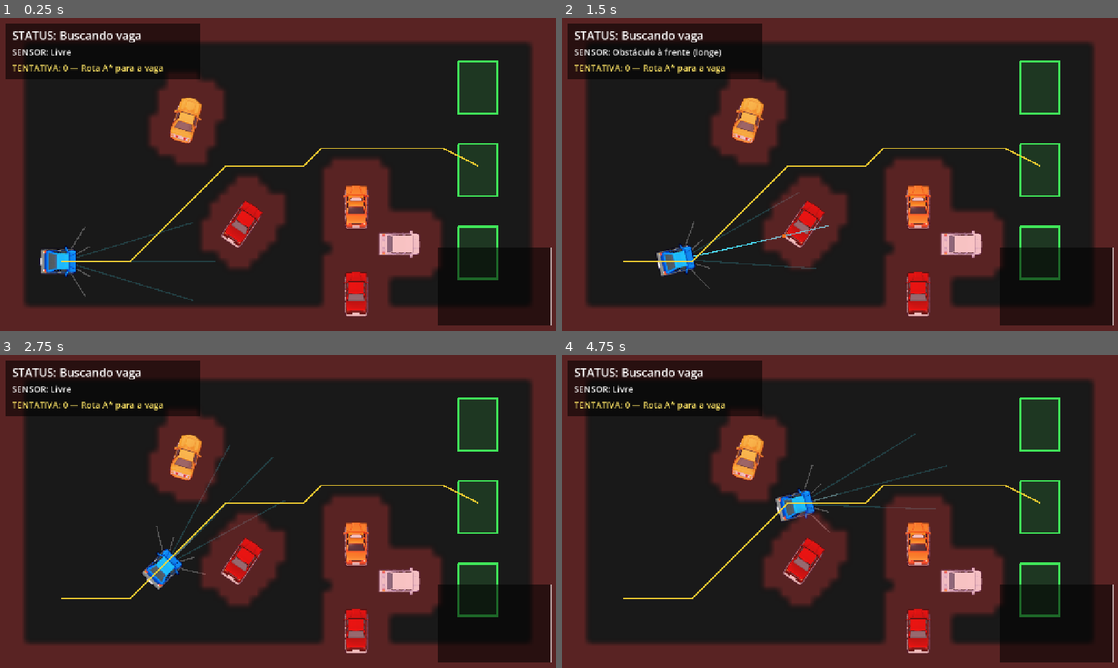
Above: before the commit, frames 1-4 (two rows, left to right).
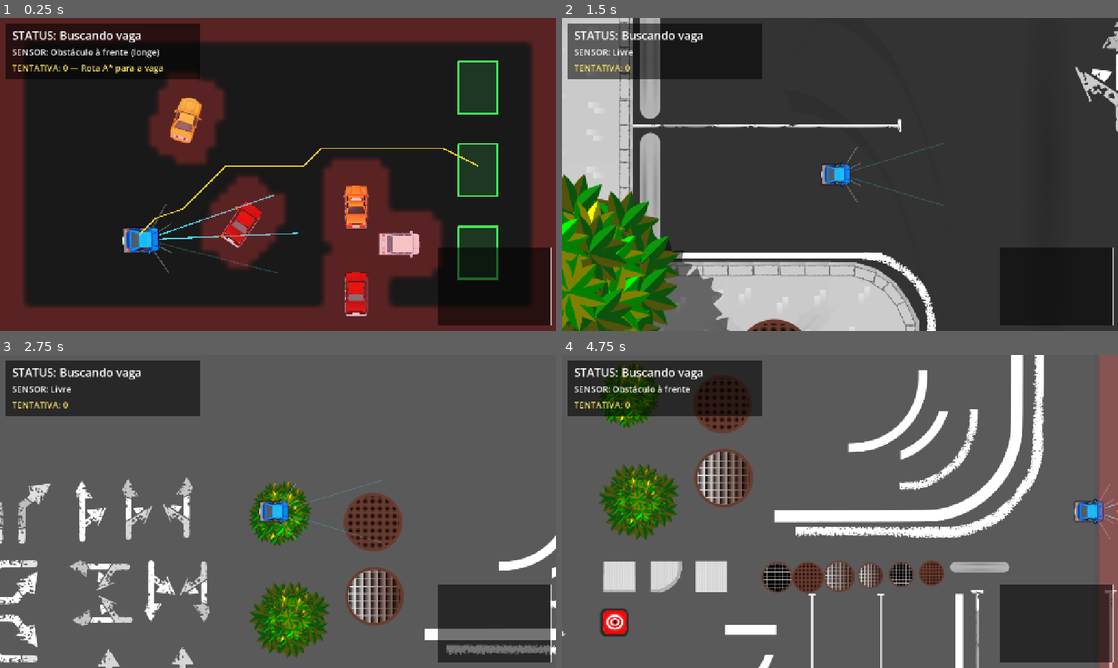
Above: after the commit, the same moments.

Repository: omurilomota/estacionamento-automatico-godot
Game: Godot game, scene res://scenes/Mundo.tscn
Same seed, same stepped clock (60 frames per second), same inputs: the game is played once before the commit and once after it.
Inputs:
- Up to frame 1 (0.25 s): no input
- Up to frame 2 (1.5 s): tap Enter at 0.5 s; tap 1 at 0.6 s; tap 3 at 0.8, 1.35 s
- Up to frame 3 (2.75 s): tap R at 1.55, 2.1 s; tap 1 at 2.3 s
- Up to frame 4 (4.75 s): tap 1 at 2.85, 4.55 s; tap 3 at 3.05, 3.6 s; tap R at 3.8, 4.35 s

The runs differ from the first frame. In frame 1, 2.0% of the frame differs, in the area x 7-54%, y 9-91%; in frame 2, 82%; in frame 3, 95%, in the area x 0-100%, y 0-100%; in frame 4, 95%.

Commit message:
:sparkles: posição de partida aleatória (fora de obstáculos e vagas)
- Planejador: achar_posicao_livre() sorteia uma célula livre da grade,
  descartando retângulos proibidos (vagas + margem do carro)
- Mundo e FaseBase: posicao_aleatoria=true reposiciona o carro no 1º
  frame de física (antes do planejamento da rota); desligue p/ usar a
  posição da cena
- Demo: teclas 1/2/3 abrem as fases com os mapas reais (para ver a
  imagem do estacionamento basta F5 e apertar 1/2/3)
- FASE.md: instruções de imagem/posição

Diff:
--- a/scripts/FaseBase.gd
+++ b/scripts/FaseBase.gd
@@ -22,6 +22,8 @@
 @export var mapa: Texture2D
 @export var escala_mapa: float = 1.5
 @export var zoom_camera: float = 0.8
+# Sorteia uma posição de partida para o carro (nunca em cima de uma vaga).
+@export var posicao_aleatoria: bool = true
 
 @onready var sprite_mapa: Sprite2D = $Mapa
 @onready var paredes: Node2D = $Paredes
@@ -38,6 +40,8 @@
 # Tamanho do mundo em pixels (centrado na origem).
 var largura_mundo: float = 1280.0
 var altura_mundo: float = 720.0
+
+var _posicionar_pendente: bool = true
 
 
 func _ready() -> void:
@@ -70,6 +74,31 @@
 	label_tentativa.text = "TENTATIVA: 0"
 
 
+func _physics_process(_delta: float) -> void:
+	# Sorteia a posição no PRIMEIRO frame de física (obstáculos já estão no
+	# mundo). Como o pai processa ANTES do filho, o carro nasce na posição
+	# sorteada e só então o Planejador traça a rota a partir dali.
+	if _posicionar_pendente:
+		_posicionar_pendente = false
+		if posicao_aleatoria:
+			_posicionar_carro_aleatorio()
+
+
+func _posicionar_carro_aleatorio() -> void:
+	if not planejador.grade_pronta():
+		planejador.construir()
+	# Proíbe nascer dentro (ou encostado) em qualquer vaga.
+	var proibidos: Array[Rect2] = []
+	for vaga in vagas.get_children():
+		var forma: RectangleShape2D = vaga.get_node("Area").shape
+		proibidos.append(Rect2(vaga.global_position - forma.size * 0.5, forma.size).grow(50.0))
+	var posicao: Vector2 = planejador.achar_posicao_livre(proibidos)
+	if posicao == Vector2.INF:
+		return
+	carro.global_position = posicao
+	carro.rotation = 0.0
+
+
 func _process(_delta: float) -> void:
 	label_sensor.text = "SENSOR: " + carro.descricao_sensor()
 	_seguir_carro()
--- a/scripts/Mundo.gd
+++ b/scripts/Mundo.gd
@@ -8,12 +8,24 @@
 	"RECUPERANDO": "Recuperando...",
 }
 
+const FASES := [
+	"res://scenes/fases/Fase1.tscn",
+	"res://scenes/fases/Fase2.tscn",
+	"res://scenes/fases/Fase3.tscn",
+]
+
+# Sorteia uma posição de partida para o carro (nunca em cima de uma vaga).
+@export var posicao_aleatoria: bool = true
+
 @onready var carro: Node2D = $Carro
 @onready var waypoints: Node2D = $Waypoints
 @onready var vagas: Node2D = $Vagas
+@onready var planejador: Node2D = $Planejador
 @onready var label_status: Label = $UI/Control/StatusLabel
 @onready var label_sensor: Label = $UI/Control/SensorLabel
 @onready var label_tentativa: Label = $UI/Control/TentativaLabel
+
+var _posicionar_pendente: bool = true
 
 
 func _ready() -> void:
@@ -34,8 +46,44 @@
 	label_tentativa.text = "TENTATIVA: 0"
 
 
+func _physics_process(_delta: float) -> void:
+	# Sorteia a posição no PRIMEIRO frame de física (obstáculos já estão no
+	# mundo). Como o pai processa ANTES do filho, o carro nasce na posição
+	# sorteada e só então o Planejador traça a rota a partir dali.
+	if _posicionar_pendente:
+		_posicionar_pendente = false
+		if posicao_aleatoria:
+			_posicionar_carro_aleatorio()
+
+
+func _posicionar_carro_aleatorio() -> void:
+	if planejador == null:
+		return
+	if not planejador.grade_pronta():
+		planejador.construir()
+	# Proíbe nascer dentro (ou encostado) em qualquer vaga.
+	var proibidos: Array[Rect2] = []
+	for vaga in vagas.get_children():
+		var forma: RectangleShape2D = vaga.get_node("Area").shape
+		proibidos.append(Rect2(vaga.global_position - forma.size * 0.5, forma.size).grow(50.0))
+	var posicao: Vector2 = planejador.achar_posicao_livre(proibidos)
+	if posicao == Vector2.INF:
+		return
+	carro.global_position = posicao
+	carro.rotation = 0.0
+
+
 func _process(_delta: float) -> void:
 	label_sensor.text = "SENSOR: " + carro.descricao_sensor()
+
+
+func _unhandled_input(event: InputEvent) -> void:
+	# 1/2/3 trocam para as fases com os mapas reais; R reinicia o demo.
+	if event is InputEventKey and event.pressed and not event.echo:
+		if event.keycode >= KEY_1 and event.keycode <= KEY_3:
+			get_tree().change_scene_to_file(FASES[event.keycode - KEY_1])
+		elif event.keycode == KEY_R:
+			get_tree().reload_current_scene()
 
 
 func _ao_mudar_estado(nome: String) -> void:
--- a/scripts/Planejador.gd
+++ b/scripts/Planejador.gd
@@ -118,6 +118,31 @@
 	return _decimar(caminho)
 
 
+# Ponto de partida ALEATÓRIO: uma célula livre qualquer (não colide com
+# obstáculos — a grade já é inflada) e fora dos retângulos proibidos
+# (ex.: as vagas, para o carro nunca nascer em cima de uma vaga).
+func achar_posicao_livre(retangulos_proibidos: Array[Rect2] = []) -> Vector2:
+	if not _grade_pronta:
+		construir()
+	var livres: Array[Vector2i] = []
+	for y in range(_n_cel_y()):
+		for x in range(_n_cel_x()):
+			var cel := Vector2i(x, y)
+			if _grade.is_point_solid(cel):
+				continue
+			var centro: Vector2 = _centro_de(cel)
+			var bloqueado := false
+			for r in retangulos_proibidos:
+				if r.has_point(centro):
+					bloqueado = true
+					break
+			if not bloqueado:
+				livres.append(cel)
+	if livres.is_empty():
+		return Vector2.INF
+	return _centro_de(livres[randi() % livres.size()])
+
+
 # A rota que o carro está seguindo (desenhada na tela).
 func definir_rota(rota: Array) -> void:
 	_rota_desenhar.clear()
Not shown, changed: FASE.md
